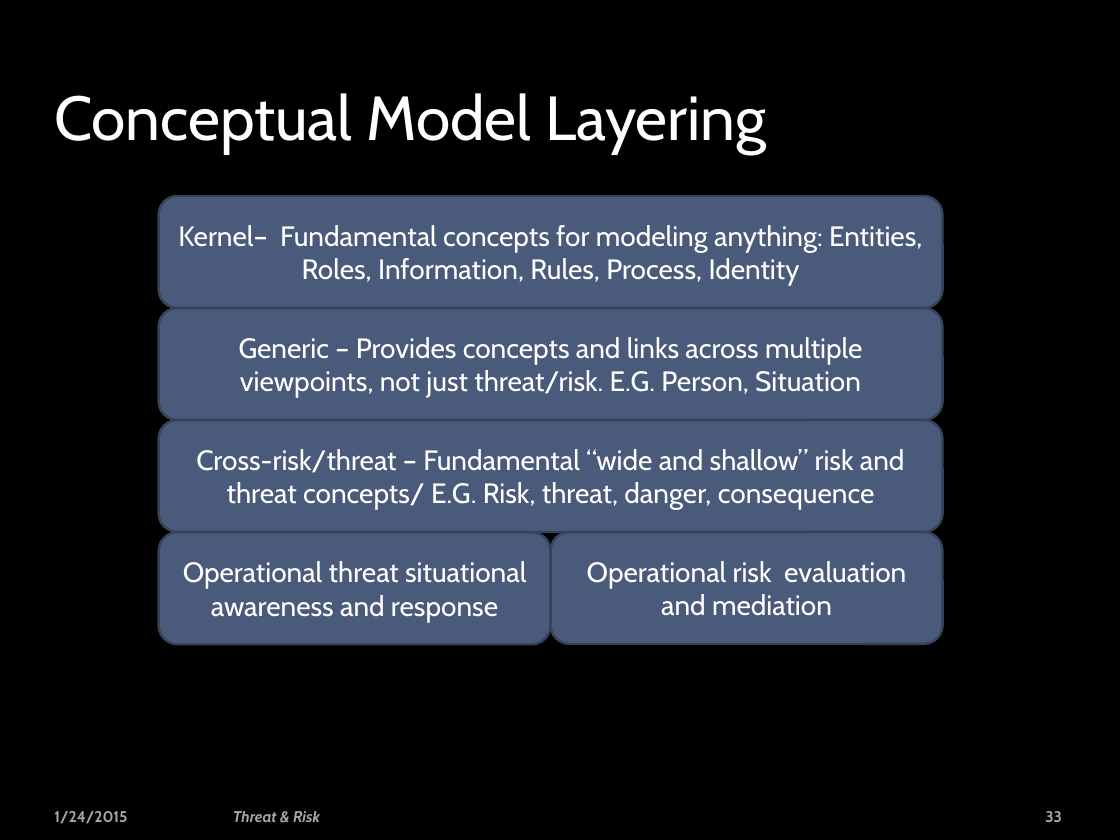
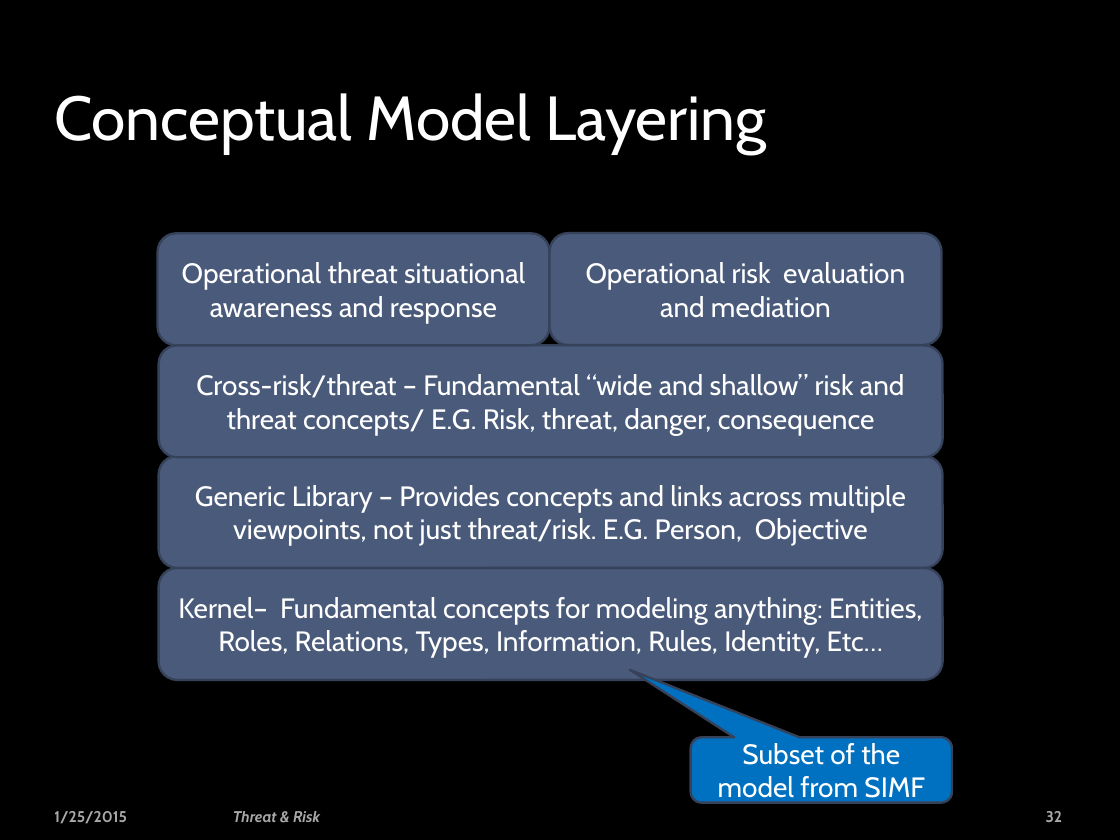
Before and after one commit to omg-threat-modeling/phase1, a slide deck: slide 32 of Team/Threat-risk - face-face.pptx (slide 33 before the commit). Drawn at 1120x840 pixels with LibreOffice and Linux fonts; fonts in the diff are those of the drawing; background and template pictures are left out. Boxes give left, top, right and bottom in pixels: in the first picture for what was removed or moved away, otherwise in the second. Text is boxed around its words. In the diff, an @@ line names an element or a change of style, - is before the commit and + after.

```diff
--- a/Team/Threat-risk - face-face.pptx
+++ b/Team/Threat-risk - face-face.pptx
@@ rounded rectangle "Operational threat situational awareness and ...": place and size @@
-rounded rectangle "Operational threat situational awareness and ..." at box(159, 532, 551, 644)
+rounded rectangle "Operational threat situational awareness and ..." at box(158, 233, 550, 345)
@@ rounded rectangle "Operational risk evaluation and mediation": place and size @@
-rounded rectangle "Operational risk evaluation and mediation" at box(551, 532, 943, 644)
+rounded rectangle "Operational risk evaluation and mediation" at box(550, 233, 942, 345)
@@ rounded rectangle "Cross-risk/threat – Fundamental “wide and ...": place and size @@
-rounded rectangle "Cross-risk/threat – Fundamental “wide and ..." at box(159, 420, 943, 532)
+rounded rectangle "Cross-risk/threat – Fundamental “wide and ..." at box(159, 345, 943, 457)
@@ rounded rectangle "Generic Library – Provides concepts ...": place and size @@
-rounded rectangle "Generic Library – Provides concepts ..." at box(159, 308, 943, 420)
+rounded rectangle "Generic Library – Provides concepts ..." at box(159, 456, 943, 568)
@@ text in rounded rectangle at box(195, 485, 906, 546): text changed @@
-Generic – Provides concepts and links across multiple viewpoints, not just threat/risk. E.G. Person, Situation
+Generic Library – Provides concepts and links across multiple viewpoints, not just threat/risk. E.G. Person, Objective
@@ rounded rectangle "Kernel– Fundamental concepts for modeling ...": place and size @@
-rounded rectangle "Kernel– Fundamental concepts for modeling ..." at box(159, 196, 943, 308)
+rounded rectangle "Kernel– Fundamental concepts for modeling ..." at box(159, 568, 943, 680)
@@ text in rounded rectangle at box(178, 597, 922, 658): text changed @@
-Kernel– Fundamental concepts for modeling anything: Entities, Roles, Information, Rules, Process, Identity
+Kernel– Fundamental concepts for modeling anything: Entities, Roles, Relations, Types, Information, Rules, Identity, Etc…
@@ rounded speech box added at box(691, 737, 952, 802), fill #0070C0, outline #37435A 1.5 pt, 18 pt, text #FFFFFF @@
+Subset of the model from SIMF
@@ text at box(54, 811, 127, 824): text changed @@
-1/24/2015
+1/25/2015
@@ page number at box(1046, 811, 1063, 822): text changed @@
-33
+32
```
Also in this commit, not shown: 36 other slides changed, 16 slides added, 1 slide removed, 5 other files.
